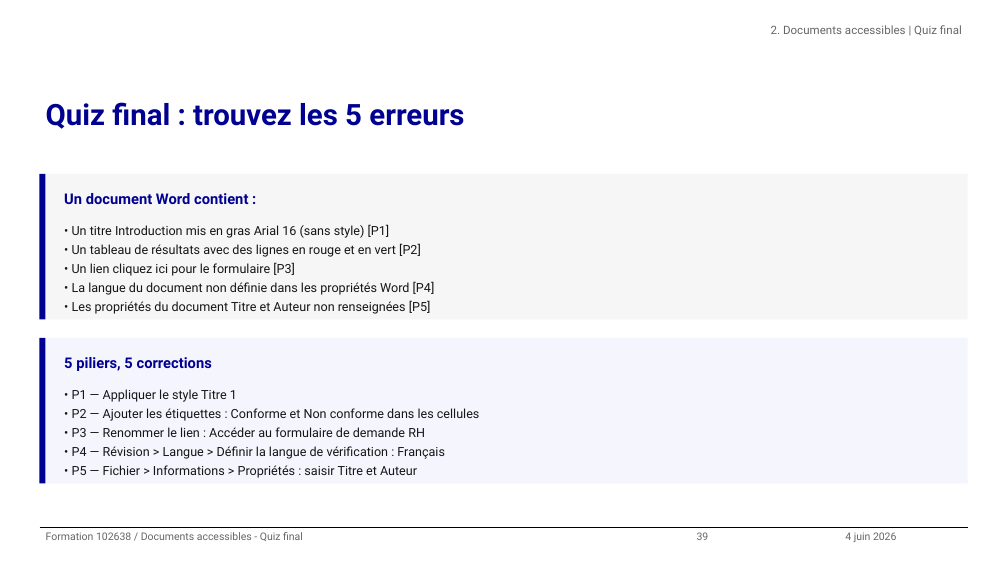
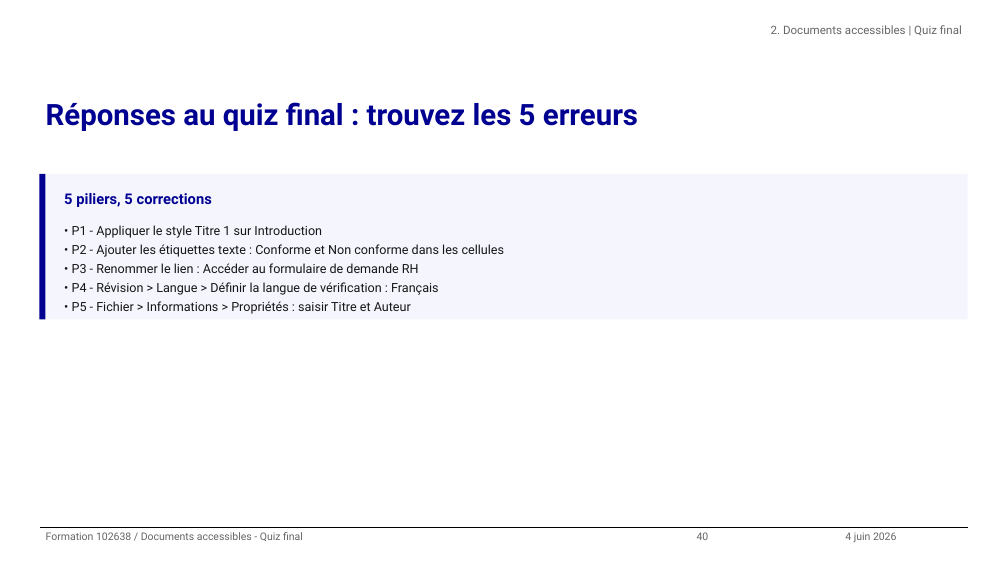
Before and after one commit to alexandra-guiderdoni/usine-fabrication-igpde-102846-ay11, a slide deck: slide 40 of formation-102638-juin-2026.pptx (slide 39 before the commit). Drawn at 1008x567 pixels with LibreOffice and Linux fonts; fonts in the diff are those of the drawing; background and template pictures are left out. Boxes give left, top, right and bottom in pixels: in the first picture for what was removed or moved away, otherwise in the second. Text is boxed around its words. In the diff, an @@ line names an element or a change of style, - is before the commit and + after.

Commit message:
Corrections slides IGPDE : composants, quiz, sommaire, clôture
- igpde_dsfr_components : hauteur titre dynamique add_callout/add_alert,
  support \n dans add_highlight
- Slides 27-41 : Stack, stepper 5 items, majuscules, tirets du 6
- Quiz final scindé en 2 slides (questions + réponses)
- Slides 43-44 fusionnées : engagement + cards J+7/J+30/6 mois
- Sommaire : textes courts, row1_top dynamique anti-débordement footer
- 4 nouvelles leçons dans lessons.md

```diff
--- a/formation-102638-juin-2026.pptx
+++ b/formation-102638-juin-2026.pptx
@@ title at (46,102,638,131): text changed @@
-Quiz final : trouvez les 5 erreurs
+Réponses au quiz final : trouvez les 5 erreurs
@@ rectangle at (45,174,968,319): fill #F6F6F6 to #F5F5FE @@
@@ text "5 piliers, 5 corrections": place and size @@
-text "5 piliers, 5 corrections" at (64,357,212,371)
+text "5 piliers, 5 corrections" at (64,193,212,207)
@@ text removed at (64,193,248,204) @@
-Un document Word contient :
@@ text at (72,225,505,314): text changed @@
-• Un titre Introduction mis en gras Arial 16 (sans style) [P1]
-• Un tableau de résultats avec des lignes en rouge et en vert [P2]
-• Un lien cliquez ici pour le formulaire [P3]
-• La langue du document non définie dans les propriétés Word [P4]
-• Les propriétés du document Titre et Auteur non renseignées [P5]
+• P1 - Appliquer le style Titre 1 sur Introduction
+• P2 - Ajouter les étiquettes texte : Conforme et Non conforme dans les cellules
+• P3 - Renommer le lien : Accéder au formulaire de demande RH
+• P4 - Révision > Langue > Définir la langue de vérification : Français
+• P5 - Fichier > Informations > Propriétés : saisir Titre et Auteur
@@ rectangle removed at (39,338,45,484) @@
@@ rectangle removed at (45,338,968,484) @@
@@ text removed at (72,389,480,478) @@
-• P1 — Appliquer le style Titre 1
-• P2 — Ajouter les étiquettes : Conforme et Non conforme dans les cellules
-• P3 — Renommer le lien : Accéder au formulaire de demande RH
-• P4 — Révision > Langue > Définir la langue de vérification : Français
-• P5 — Fichier > Informations > Propriétés : saisir Titre et Auteur
@@ text at (697,532,709,540): text changed @@
-39
+40
```
Also in this commit, not shown: 55 other slides changed, 1 slide added, 1 slide removed, 14 other files.
